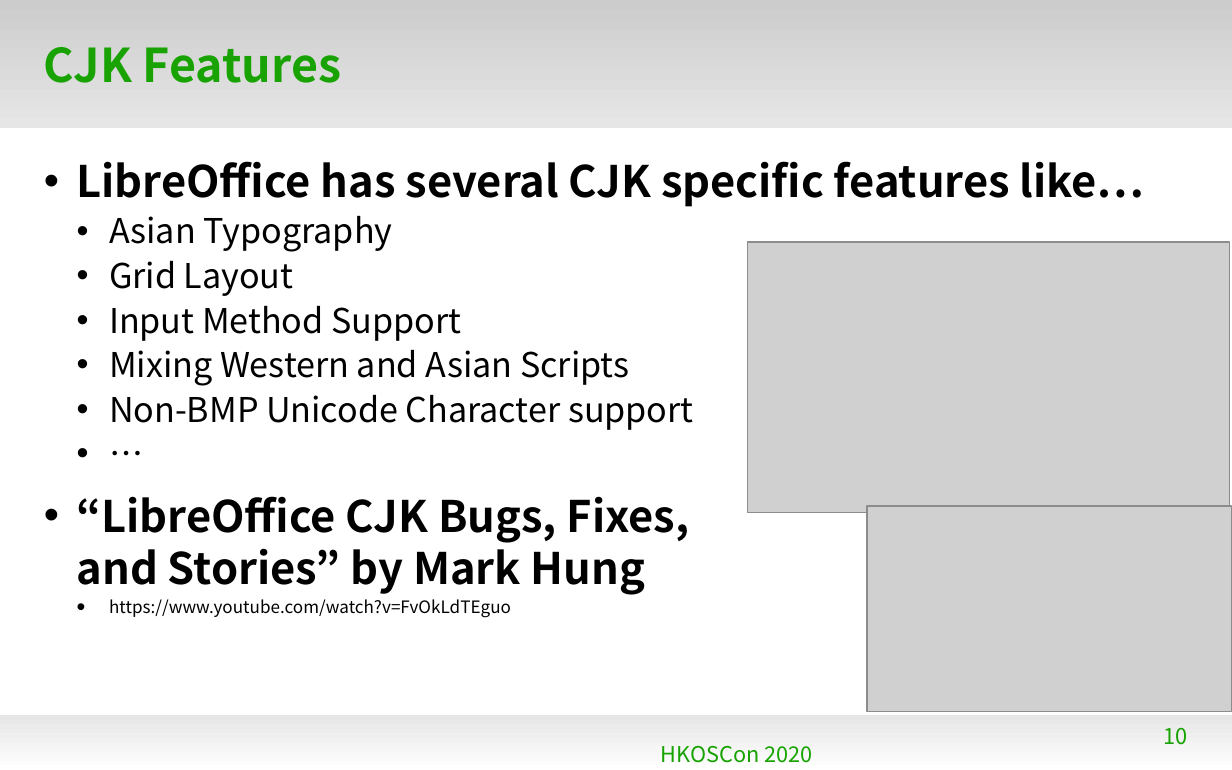
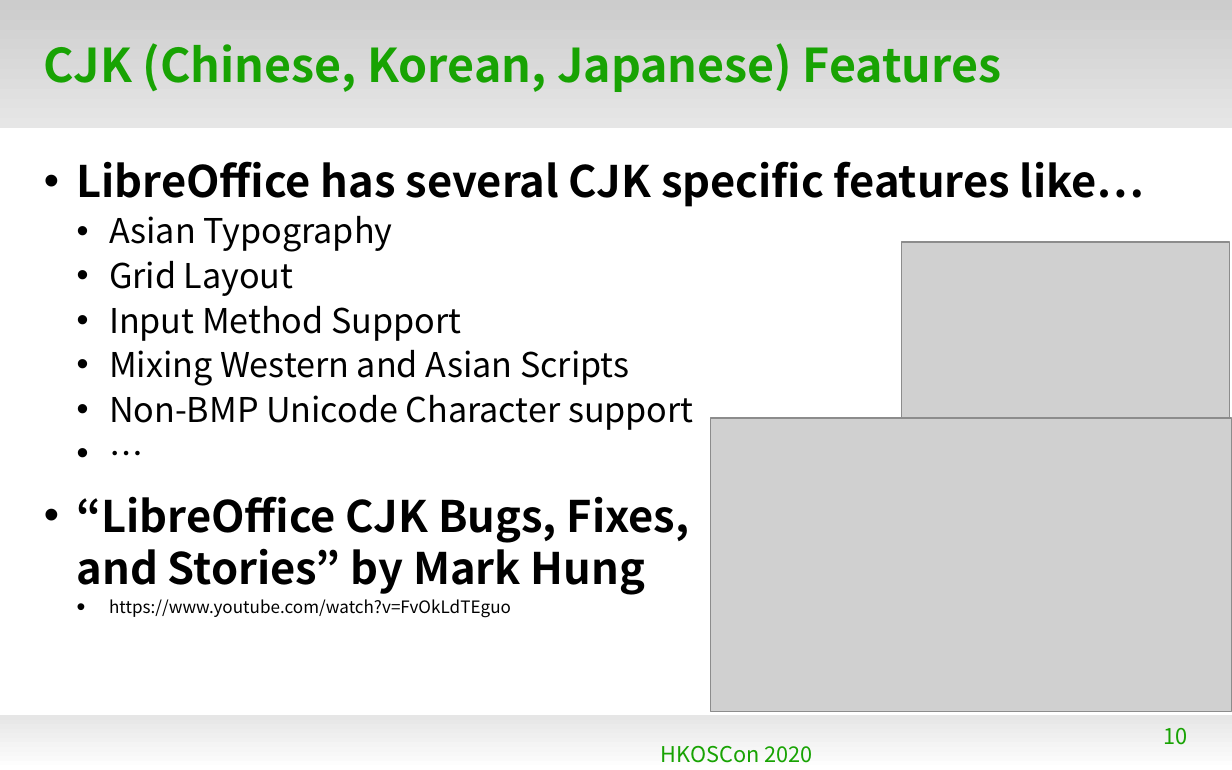
Before and after one commit to naruoga/KantoLibreOffice, a slide deck: slide 10 of others/202006-HKOSCon-LibO.odp. Drawn at 1232x770 pixels with LibreOffice and Linux fonts; fonts in the diff are those of the drawing; grey boxes stand for pictures; background and template pictures are left out. Boxes give left, top, right and bottom in pixels: in the first picture for what was removed or moved away, otherwise in the second. Text is boxed around its words. In the diff, an @@ line names an element or a change of style, - is before the commit and + after.

```diff
--- a/others/202006-HKOSCon-LibO.odp
+++ b/others/202006-HKOSCon-LibO.odp
@@ title at (x1=44, y1=43, x2=1001, y2=92): text changed @@
-CJK Features
+CJK (Chinese, Korean, Japanese) Features
@@ picture resized from (x1=748, y1=243, x2=1230, y2=513) to (x1=902, y1=243, x2=1230, y2=427) @@
@@ picture resized from (x1=868, y1=506, x2=1232, y2=712) to (x1=711, y1=418, x2=1232, y2=711) @@
```
Also in this commit, not shown: 2 other slides changed, 4 slides added.
